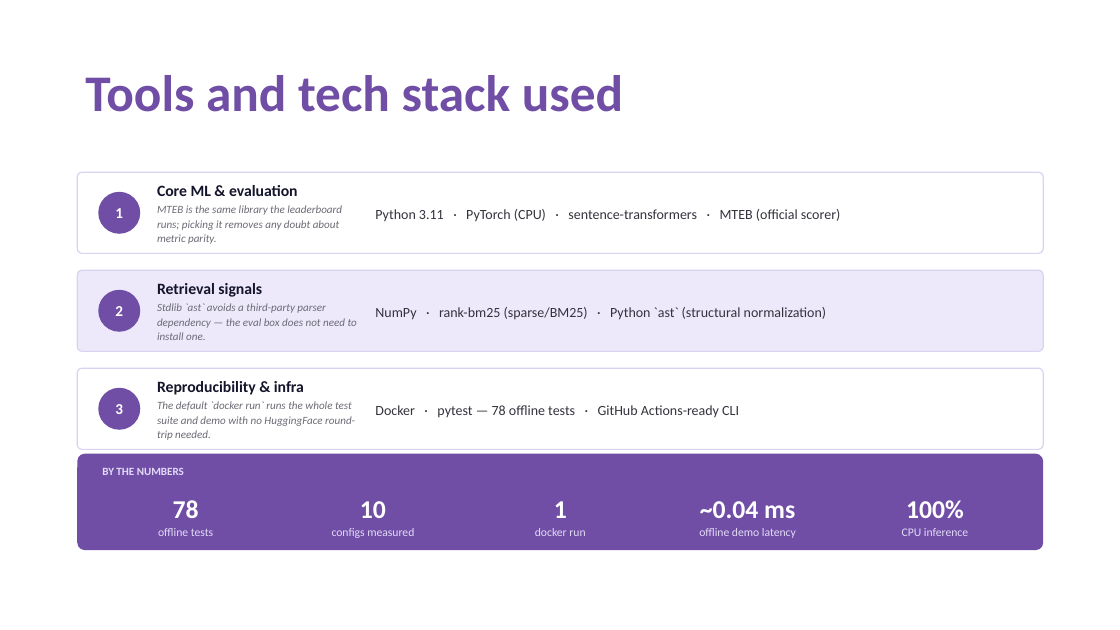
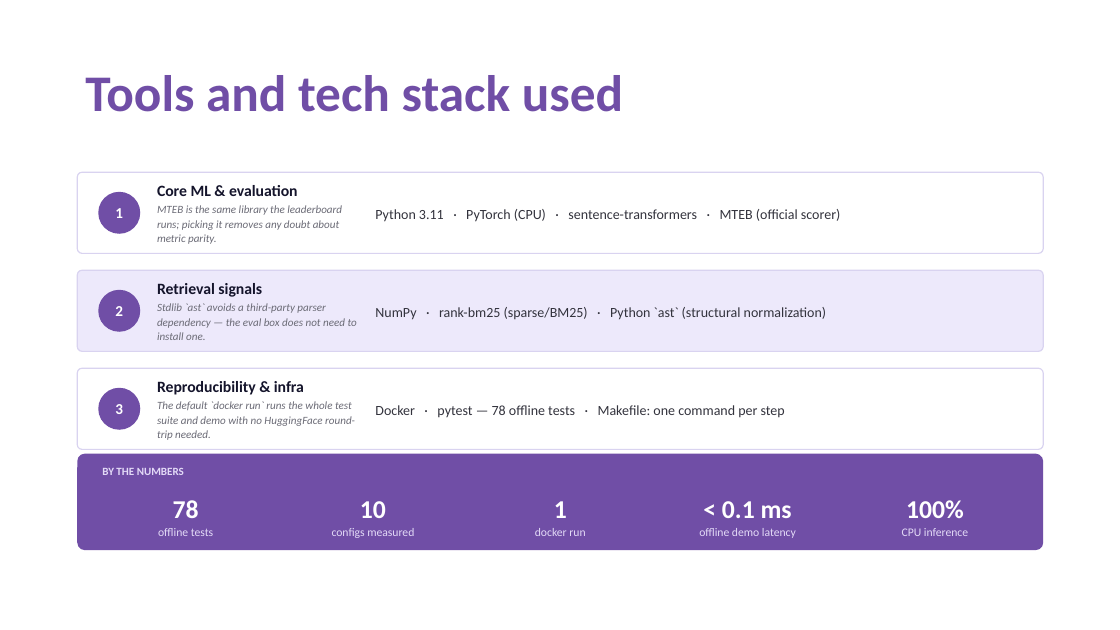
Before and after one commit to Ajha2005/samsung-prism, a slide deck: slide 6 of submission/Thapar_Trace_Submission_ppt.pptx. Drawn at 1120x630 pixels with LibreOffice and Linux fonts; fonts in the diff are those of the drawing. Boxes give left, top, right and bottom in pixels: in the first picture for what was removed or moved away, otherwise in the second. Text is boxed around its words. In the diff, an @@ line names an element or a change of style, - is before the commit and + after.

```diff
--- a/submission/Thapar_Trace_Submission_ppt.pptx
+++ b/submission/Thapar_Trace_Submission_ppt.pptx
@@ text at bbox=[375, 405, 785, 417]: text changed @@
-Docker · pytest — 78 offline tests · GitHub Actions-ready CLI
+Docker · pytest — 78 offline tests · Makefile: one command per step
@@ text at bbox=[722, 501, 792, 518]: text changed @@
-~0.04 ms
+< 0.1 ms
```
Also in this commit, not shown: 5 other slides changed, 1 other file.
